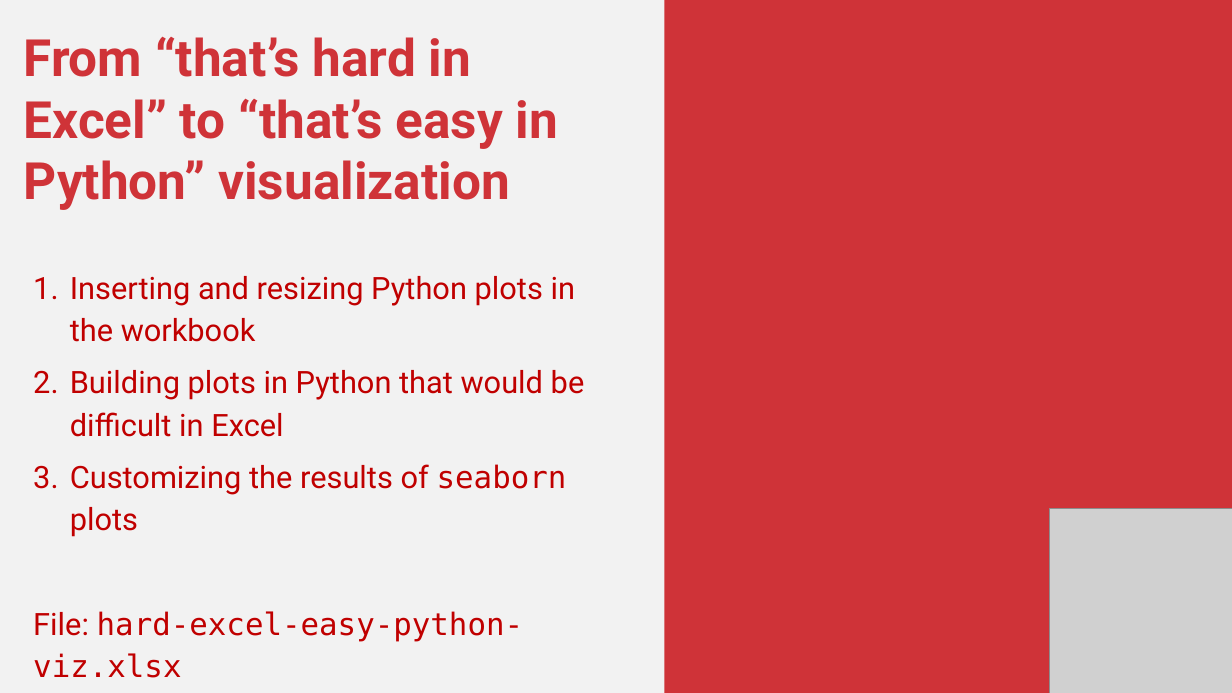
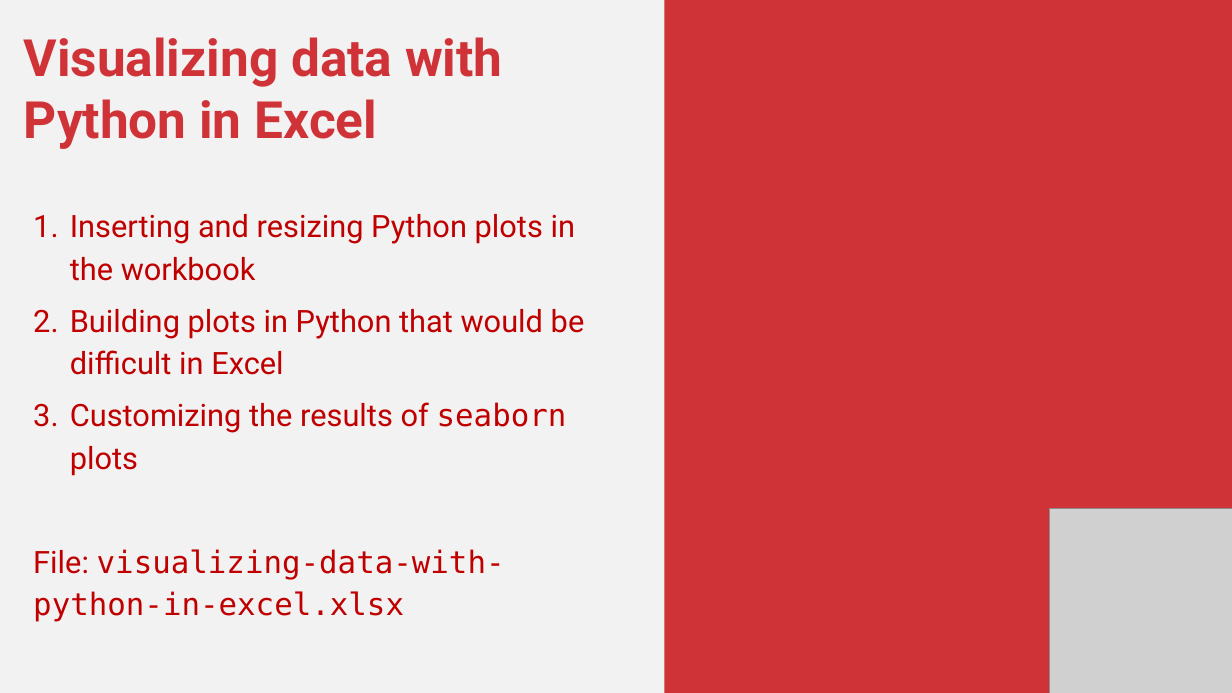
Before and after one commit to stringfestdata/global-excel-summit-python-in-excel-2025, a slide deck: slide 13 of pie-masterclass.pptx (slide 11 before the commit). Drawn at 1232x693 pixels with LibreOffice and Linux fonts; fonts in the diff are those of the drawing; grey boxes stand for pictures. Boxes give left, top, right and bottom in pixels: in the first picture for what was removed or moved away, otherwise in the second. Text is boxed around its words. In the diff, an @@ line names an element or a change of style, - is before the commit and + after.

```diff
--- a/pie-masterclass.pptx
+++ b/pie-masterclass.pptx
@@ text at bbox=[24, 37, 502, 149]: text changed @@
-From “that’s hard in Excel” to “that’s easy in Python” visualization
+Visualizing data with Python in Excel
@@ text at bbox=[33, 549, 505, 622]: text changed @@
-File: hard-excel-easy-python-viz.xlsx
+File: visualizing-data-with-python-in-excel.xlsx
```
Also in this commit, not shown: 3 other slides changed, 2 slides added, 19 other files.
